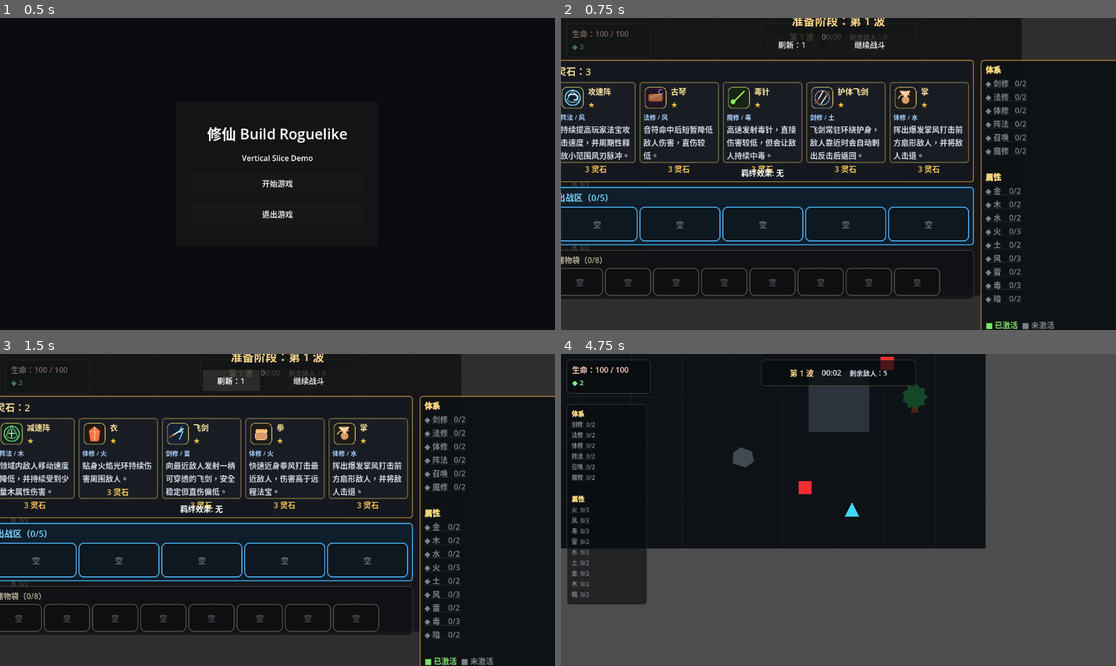
Above: before the commit, frames 1-4 (two rows, left to right).
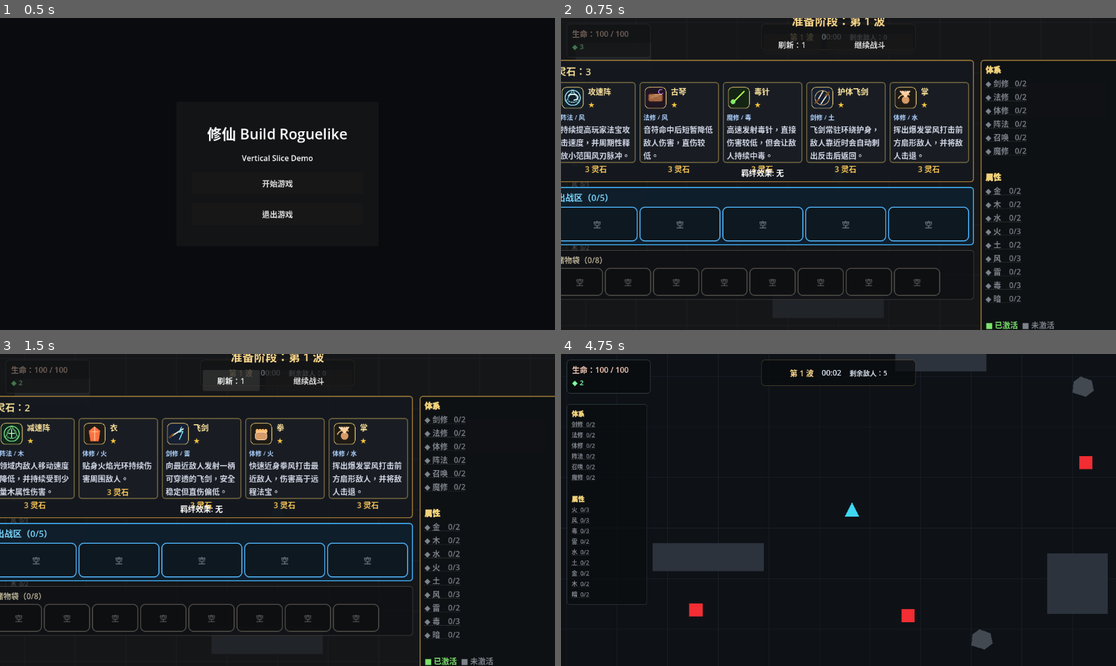
Above: after the commit, the same moments.

Repository: 4everGodK/build-rogue
Game: Godot game, scene res://scenes/MainMenu.tscn
Two runs of this game, one before a commit and one after it. Both use one fixed random seed, a clock stepped at 60 frames per second and the inputs below.
Inputs:
- Up to frame 1 (0.5 s): no input
- Up to frame 2 (0.75 s): click "开始游戏" at 0.5 s
- Up to frame 3 (1.5 s): click "刷新：1" at 1.25 s
- Up to frame 4 (4.75 s): click "继续战斗" at 2 s; hold Right (ui_right) 2.78-3.53 s; hold Down (ui_down) 3.53-4.28 s; hold Right (ui_right) from 4.28 s (still down)

Frame 1 is identical in both runs. In frame 2, 7.7% of the frame differs, in the area x 0-100%, y 0-100%; in frame 3, 7.7%; in frame 4, 53%.

Commit message:
Tune combat balance and add tracking workbook

Diff:
--- a/data/artifacts/blood_slash.tres
+++ b/data/artifacts/blood_slash.tres
@@ -6,7 +6,7 @@
 script = ExtResource("1")
 id = "blood_slash"
 display_name = "血斩"
-description = "消耗生命发射宽大的血色剑气，远程清线但爆发降低。"
+description = "发射宽大的血色剑气。攻击消耗3点生命，生命低于30%时不消耗；击杀敌人回复5点生命。"
 icon = ExtResource("2")
 system_tag = "魔修"
 attribute_tag = "雷"
@@ -19,6 +19,8 @@
 length = 45.0
 projectile_speed = 360.0
 projectile_pierce = 1
-life_cost_percent = 4.0
+life_cost_flat = 3.0
+life_cost_min_hp_ratio = 0.3
+kill_heal_amount = 5.0
 visual_color = Color(1, 0.05, 0.15, 0.88)
 price = 8
--- a/data/artifacts/blood_sword.tres
+++ b/data/artifacts/blood_sword.tres
@@ -6,7 +6,7 @@
 script = ExtResource("1")
 id = "blood_sword"
 display_name = "血剑"
-description = "消耗生命挥出高伤害血色剑光，至少保留1点生命。"
+description = "挥出高伤害血色剑光。攻击消耗3点生命，生命低于30%时不消耗；击杀敌人回复5点生命。"
 icon = ExtResource("2")
 system_tag = "魔修"
 attribute_tag = "火"
@@ -16,7 +16,9 @@
 cooldown = 1.2
 width = 65.0
 length = 125.0
-life_cost_percent = 3.0
+life_cost_flat = 3.0
+life_cost_min_hp_ratio = 0.3
+kill_heal_amount = 5.0
 duration = 0.18
 knockback_force = 140.0
 visual_color = Color(0.9, 0.03, 0.08, 0.72)
--- a/scenes/BossBasic.tscn
+++ b/scenes/BossBasic.tscn
@@ -10,10 +10,11 @@
 
 [node name="BossBasic" type="CharacterBody2D" groups=["enemies"]]
 collision_layer = 2
-collision_mask = 0
+collision_mask = 4
 script = ExtResource("1_boss")
-max_hp = 420.0
-move_speed = 45.0
+max_hp = 1260.0
+move_speed = 58.5
+charge_speed = 676.0
 contact_damage = 15
 gold_reward = 10
 contact_radius = 44.0
--- a/scenes/Enemy.tscn
+++ b/scenes/Enemy.tscn
@@ -10,7 +10,7 @@
 
 [node name="Enemy" type="CharacterBody2D" groups=["enemies"]]
 collision_layer = 2
-collision_mask = 0
+collision_mask = 4
 script = ExtResource("1_enemy")
 
 [node name="Visual" type="Polygon2D" parent="."]
--- a/scenes/EnemyBasic.tscn
+++ b/scenes/EnemyBasic.tscn
@@ -10,9 +10,9 @@
 
 [node name="EnemyBasic" type="CharacterBody2D" groups=["enemies"]]
 collision_layer = 2
-collision_mask = 0
+collision_mask = 4
 script = ExtResource("1_enemy")
-max_hp = 20.0
+max_hp = 40.0
 move_speed = 80.0
 contact_damage = 5
 gold_reward = 1
--- a/scenes/EnemyFast.tscn
+++ b/scenes/EnemyFast.tscn
@@ -10,9 +10,9 @@
 
 [node name="EnemyFast" type="CharacterBody2D" groups=["enemies"]]
 collision_layer = 2
-collision_mask = 0
+collision_mask = 4
 script = ExtResource("1_enemy")
-max_hp = 12.0
+max_hp = 24.0
 move_speed = 130.0
 contact_damage = 4
 gold_reward = 1
--- a/scenes/EnemyTank.tscn
+++ b/scenes/EnemyTank.tscn
@@ -10,9 +10,9 @@
 
 [node name="EnemyTank" type="CharacterBody2D" groups=["enemies"]]
 collision_layer = 2
-collision_mask = 0
+collision_mask = 4
 script = ExtResource("1_enemy")
-max_hp = 60.0
+max_hp = 120.0
 move_speed = 55.0
 contact_damage = 8
 gold_reward = 2
--- a/scenes/Main.tscn
+++ b/scenes/Main.tscn
@@ -39,7 +39,7 @@
 [node name="AttackContainer" type="Node2D" parent="."]
 
 [node name="Player" parent="." instance=ExtResource("1_player")]
-position = Vector2(640, 360)
+position = Vector2(0, 0)
 
 [node name="WaveManager" type="Node" parent="."]
 script = ExtResource("6_wave")
--- a/scripts/artifact_data.gd
+++ b/scripts/artifact_data.gd
@@ -27,6 +27,9 @@
 @export var count: int = 1
 @export var max_targets: int = 0
 @export var life_cost_percent: float = 0.0
+@export var life_cost_flat: float = 0.0
+@export var life_cost_min_hp_ratio: float = 0.0
+@export var kill_heal_amount: float = 0.0
 @export var rotation_speed: float = 3.0
 @export var hit_interval: float = 0.4
 @export var explosion_radius: float = 0.0
@@ -93,6 +96,9 @@
 		"tick_interval": tick_interval,
 		"count": count,
 		"life_cost_percent": life_cost_percent,
+		"life_cost_flat": life_cost_flat,
+		"life_cost_min_hp_ratio": life_cost_min_hp_ratio,
+		"kill_heal_amount": kill_heal_amount,
 		"damage_reduction_percent": damage_reduction_percent,
 		"slow_percent": slow_percent,
 		"attack_speed_bonus": attack_speed_bonus,
--- a/scripts/artifact_instance.gd
+++ b/scripts/artifact_instance.gd
@@ -48,6 +48,8 @@
 		direction = Vector2.RIGHT
 	if data.life_cost_percent > 0.0 and player.has_method("spend_life_percent"):
 		player.call("spend_life_percent", data.life_cost_percent)
+	if data.life_cost_flat > 0.0 and player.has_method("spend_life_flat"):
+		player.call("spend_life_flat", data.life_cost_flat, data.life_cost_min_hp_ratio)
 	var runtime_data := _make_runtime_data(player)
 	match data.attack_template:
 		"melee":
--- a/scripts/artifact_star_config.gd
+++ b/scripts/artifact_star_config.gd
@@ -85,7 +85,7 @@
 		"damage_formation":
 			data.tick_interval /= 1.5
 		"blood_sword":
-			data.life_cost_percent *= 0.7
+			data.kill_heal_amount += 3.0
 		"blood_slash":
 			data.range *= 1.5
 		"poison_needle":
@@ -166,7 +166,7 @@
 		"damage_formation":
 			return "伤害触发频率 +50%"
 		"blood_sword":
-			return "生命消耗减少 30%"
+			return "击杀回复 +3"
 		"blood_slash":
 			return "剑气飞行距离 +50%"
 		"poison_needle":
--- a/scripts/attacks/artifact_projectile.gd
+++ b/scripts/attacks/artifact_projectile.gd
@@ -68,7 +68,8 @@
 	if hit_enemies.has(body) or not body.has_method("take_damage"):
 		return
 	hit_enemies[body] = true
-	body.call("take_damage", damage, source)
+	var killed: bool = bool(body.call("take_damage", damage, source))
+	_apply_kill_heal(killed)
 	if data.poison_dps > 0.0 and body.has_method("apply_poison"):
 		body.call("apply_poison", data.poison_dps, maxf(0.1, data.poison_duration), data.poison_can_stack)
 	HitEffectManager.spawn_hit(get_tree(), global_position, ArtifactVisuals.projectile_hit_kind(data), direction, maxf(14.0, visual_radius * 1.8))
@@ -102,7 +103,8 @@
 			continue
 		if candidate is Node2D and candidate.has_method("take_damage"):
 			if global_position.distance_to((candidate as Node2D).global_position) <= explosion_radius:
-				candidate.call("take_damage", damage, source)
+				var killed: bool = bool(candidate.call("take_damage", damage, source))
+				_apply_kill_heal(killed)
 	var blast: Polygon2D = Polygon2D.new()
 	blast.polygon = _circle_points(explosion_radius)
 	blast.color = Color(1.0, 0.25, 0.05, 0.25)
@@ -118,8 +120,15 @@
 	for candidate in get_tree().get_nodes_in_group("enemies"):
 		if candidate is Node2D and candidate.has_method("take_damage"):
 			if global_position.distance_to((candidate as Node2D).global_position) <= blast_radius:
-				candidate.call("take_damage", poison_damage, source)
+				var killed: bool = bool(candidate.call("take_damage", poison_damage, source))
+				_apply_kill_heal(killed)
 	HitEffectManager.spawn_hit(get_tree(), global_position, "poison", direction, blast_radius)
+
+func _apply_kill_heal(killed: bool) -> void:
+	if not killed or data == null or data.kill_heal_amount <= 0.0:
+		return
+	if source != null and source.has_method("heal"):
+		source.call("heal", data.kill_heal_amount)
 
 func _bounce_to_next_enemy() -> bool:
 	var next_enemy: Node2D
--- a/scripts/attacks/melee_attack_node.gd
+++ b/scripts/attacks/melee_attack_node.gd
@@ -46,7 +46,8 @@
 	if max_targets > 0 and hit_enemies.size() >= max_targets:
 		return
 	hit_enemies[body] = true
-	body.call("take_damage", _roll_damage(), source)
+	var killed: bool = bool(body.call("take_damage", _roll_damage(), source))
+	_apply_kill_heal(killed)
 	if data.knockback_force > 0.0 and source is Node2D and body.has_method("apply_knockback"):
 		body.call("apply_knockback", (source as Node2D).global_position, data.knockback_force)
 	if body is Node2D:
@@ -56,6 +57,12 @@
 	if data != null and data.crit_chance > 0.0 and randf() < data.crit_chance:
 		return damage * maxf(1.0, data.crit_damage_mult)
 	return damage
+
+func _apply_kill_heal(killed: bool) -> void:
+	if not killed or data == null or data.kill_heal_amount <= 0.0:
+		return
+	if source != null and source.has_method("heal"):
+		source.call("heal", data.kill_heal_amount)
 
 func _spawn_extra_melee_wave(data: ArtifactData) -> void:
 	var wave: Area2D = Area2D.new()
@@ -85,7 +92,8 @@
 		if wave_hits.has(body) or not body.has_method("take_damage"):
 			return
 		wave_hits[body] = true
-		body.call("take_damage", damage * data.extra_melee_wave_damage_mult, source)
+		var killed: bool = bool(body.call("take_damage", damage * data.extra_melee_wave_damage_mult, source))
+		_apply_kill_heal(killed)
 		if body is Node2D:
 			HitEffectManager.spawn_hit(get_tree(), (body as Node2D).global_position, "sword", direction, 14.0)
 	)
--- a/scripts/boss_basic.gd
+++ b/scripts/boss_basic.gd
@@ -35,6 +35,7 @@
 	charge_time_left -= delta
 	velocity = charge_direction * charge_speed
 	move_and_slide()
+	clamp_to_arena()
 	if is_instance_valid(player) and global_position.distance_to(player.global_position) <= contact_radius + 8.0:
 		_try_contact_damage(player)
 	if charge_time_left <= 0.0:
--- a/scripts/enemy.gd
+++ b/scripts/enemy.gd
@@ -11,6 +11,7 @@
 @export var contact_damage_interval: float = 0.8
 @export var gold_reward: int = 2
 @export var death_animation_duration: float = 0.15
+@export var arena_half_size: Vector2 = Vector2(980.0, 580.0)
 
 var hp: float = max_hp
 var player: Player
@@ -33,10 +34,10 @@
 	if contact_damage_cooldown > 0.0:
 		contact_damage_cooldown -= delta
 	if is_instance_valid(player):
-		var to_player := global_position.direction_to(player.global_position)
+		var to_player: Vector2 = global_position.direction_to(player.global_position)
 		if to_player == Vector2.ZERO:
 			to_player = Vector2.RIGHT.rotated(randf() * TAU)
-		var distance := global_position.distance_to(player.global_position)
+		var distance: float = global_position.distance_to(player.global_position)
 		if distance > separation_radius:
 			velocity = to_player * move_speed * _current_speed_multiplier()
 		elif distance < contact_radius:
@@ -45,8 +46,10 @@
 			velocity = Vector2.ZERO
 		velocity += knockback_velocity
 		move_and_slide()
+		clamp_to_arena()
 		knockback_velocity = knockback_velocity.move_toward(Vector2.ZERO, 900.0 * delta)
-		if distance <= contact_radius:
+		var contact_distance: float = global_position.distance_to(player.global_position)
+		if contact_distance <= maxf(contact_radius, separation_radius):
 			_try_contact_damage(player)
 
 	if flash_time > 0.0:
@@ -61,9 +64,12 @@
 func setup(target_player: Player) -> void:
 	player = target_player
 
+func clamp_to_arena() -> void:
+	global_position = global_position.clamp(-arena_half_size, arena_half_size)
+
 func take_damage(amount: float, _source = null) -> bool:
 	if dying or hp <= 0.0 or is_queued_for_deletion():
-		return true
+		return false
 	hp -= amount
 	flash_time = 0.08
 	_spawn_damage_number(amount)
@@ -146,12 +152,12 @@
 	contact_damage_cooldown = contact_damage_interval
 
 func _spawn_damage_number(amount: float) -> void:
-	var label := Label.new()
+	var label: Label = Label.new()
 	label.text = str(int(ceil(amount)))
 	label.modulate = Color(1.0, 0.95, 0.45, 1.0)
 	label.position = global_position + Vector2(-8.0, -28.0)
 	get_tree().current_scene.add_child(label)
-	var tween := get_tree().create_tween()
+	var tween: Tween = get_tree().create_tween()
 	tween.tween_property(label, "position", label.position + Vector2(0.0, -24.0), 0.35)
 	tween.parallel().tween_property(label, "modulate:a", 0.0, 0.35)
 	tween.tween_callback(label.queue_free)
@@ -160,7 +166,7 @@
 	dying = true
 	set_physics_process(false)
 	died.emit(gold_reward)
-	var tween := get_tree().create_tween()
+	var tween: Tween = get_tree().create_tween()
 	tween.tween_property(self, "scale", Vector2.ZERO, death_animation_duration)
 	tween.parallel().tween_property(self, "modulate:a", 0.0, death_animation_duration)
 	tween.tween_callback(queue_free)
--- a/scripts/player.gd
+++ b/scripts/player.gd
@@ -94,6 +94,14 @@
 	hp = maxi(1, hp - cost)
 	hp_changed.emit(hp, max_hp)
 
+func spend_life_flat(amount: float, min_hp_ratio: float = 0.0) -> void:
+	if amount <= 0.0:
+		return
+	if min_hp_ratio > 0.0 and get_hp_ratio() < min_hp_ratio:
+		return
+	hp = maxi(1, hp - int(ceil(amount)))
+	hp_changed.emit(hp, max_hp)
+
 func set_artifact_cooldown_multiplier(multiplier: float) -> void:
 	artifact_cooldown_multiplier = clampf(multiplier, 0.1, 1.0)
 
--- a/scripts/shop_panel.gd
+++ b/scripts/shop_panel.gd
@@ -333,6 +333,10 @@
 		lines.append("减伤：%d%%" % int(roundf(float(offer["damage_reduction_percent"]) * 100.0)))
 	if float(offer.get("life_cost_percent", 0.0)) > 0.0:
 		lines.append("生命消耗：%s%%" % _format_number(float(offer["life_cost_percent"])))
+	if float(offer.get("life_cost_flat", 0.0)) > 0.0:
+		lines.append("生命消耗：%s" % _format_number(float(offer["life_cost_flat"])))
+	if float(offer.get("kill_heal_amount", 0.0)) > 0.0:
+		lines.append("击杀回复：%s" % _format_number(float(offer["kill_heal_amount"])))
 	if float(offer.get("attack_speed_bonus", 0.0)) > 0.0:
 		lines.append("攻速提升：%d%%" % int(roundf(float(offer["attack_speed_bonus"]) * 100.0)))
 	return lines
--- a/scripts/wave_manager.gd
+++ b/scripts/wave_manager.gd
@@ -4,6 +4,10 @@
 signal wave_started(wave_number: int)
 signal wave_cleared(wave_number: int)
 signal enemy_killed(gold_reward: int)
+
+const NORMAL_HP_GROWTH_PER_WAVE: float = 0.12
+const BOSS_HP_GROWTH_PER_WAVE: float = 0.18
+const SPAWN_COUNT_GROWTH_PER_WAVE: float = 0.08
 
 @export var basic_enemy_scene: PackedScene
 @export var fast_enemy_scene: PackedScene
@@ -16,6 +20,9 @@
 var wave_number: int = 0
 var alive_enemies: int = 0
 var active: bool = false
+var normal_hp_multiplier: float = 1.0
+var boss_hp_multiplier: float = 1.0
+var spawn_count_multiplier: float = 1.0
 
 func configure(target_player: Player) -> void:
 	player = target_player
@@ -40,11 +47,12 @@
 
 func _spawn_wave(number: int) -> void:
 	clear_existing_enemies()
-	var config := _wave_config(number)
-	_spawn_many(basic_enemy_scene, int(config.get("basic", 0)))
-	_spawn_many(fast_enemy_scene, int(config.get("fast", 0)))
-	_spawn_many(tank_enemy_scene, int(config.get("tank", 0)))
-	_spawn_many(boss_scene, int(config.get("boss", 0)))
+	_update_wave_scaling(number)
+	var config: Dictionary = _wave_config(number)
+	_spawn_many(basic_enemy_scene, _scaled_spawn_count(int(config.get("basic", 0))), normal_hp_multiplier)
+	_spawn_many(fast_enemy_scene, _scaled_spawn_count(int(config.get("fast", 0))), normal_hp_multiplier)
+	_spawn_many(tank_enemy_scene, _scaled_spawn_count(int(config.get("tank", 0))), normal_hp_multiplier)
+	_spawn_many(boss_scene, _scaled_spawn_count(int(config.get("boss", 0))), boss_hp_multiplier)
 
 func _wave_config(number: int) -> Dictionary:
 	match number:
@@ -59,20 +67,24 @@
 		_:
 			return {"boss": 1}
 
-func _spawn_many(scene: PackedScene, count: int) -> void:
+func _spawn_many(scene: PackedScene, count: int, hp_multiplier: float) -> void:
 	if scene == null:
 		return
 	for _index in range(count):
-		var enemy := scene.instantiate() as Enemy
+		var enemy: Enemy = scene.instantiate() as Enemy
+		if enemy == null:
+			continue
+		enemy.max_hp *= hp_multiplier
 		get_parent().add_child(enemy)
+		enemy.hp = enemy.max_hp
 		enemy.global_position = _random_edge_position()
 		enemy.setup(player)
 		enemy.died.connect(_on_enemy_died)
 		alive_enemies += 1
 
 func _random_edge_position() -> Vector2:
-	var half_size := arena_size * 0.5
-	var side := randi_range(0, 3)
+	var half_size: Vector2 = arena_size * 0.5
+	var side: int = randi_range(0, 3)
 	match side:
 		0:
 			return Vector2(randf_range(-half_size.x, half_size.x), -half_size.y + spawn_margin)
@@ -89,3 +101,19 @@
 	if active and alive_enemies <= 0:
 		active = false
 		wave_cleared.emit(wave_number)
+
+func _update_wave_scaling(number: int) -> void:
+	normal_hp_multiplier = 1.0 + float(number - 1) * NORMAL_HP_GROWTH_PER_WAVE
+	boss_hp_multiplier = 1.0 + float(number - 1) * BOSS_HP_GROWTH_PER_WAVE
+	spawn_count_multiplier = 1.0 + float(number - 1) * SPAWN_COUNT_GROWTH_PER_WAVE
+	print("[Wave Scaling] wave=%d normal_hp=x%.2f boss_hp=x%.2f spawn_count=x%.2f" % [
+		number,
+		normal_hp_multiplier,
+		boss_hp_multiplier,
+		spawn_count_multiplier,
+	])
+
+func _scaled_spawn_count(base_count: int) -> int:
+	if base_count <= 0:
+		return 0
+	return maxi(1, ceili(float(base_count) * spawn_count_multiplier))
Not shown, added: docs/GameBalance.xlsx
